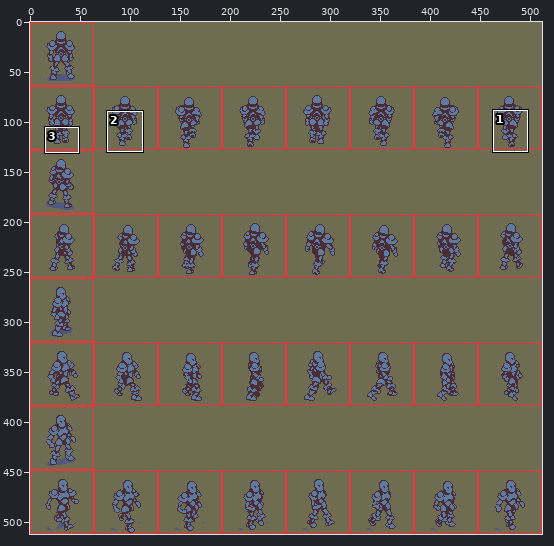
Sprite sheet, stored at images/experimental/rpg/characters/player-move1.png. Above: a wide view before the commit, with the close-up outlined.
Close-up. Earlier state:
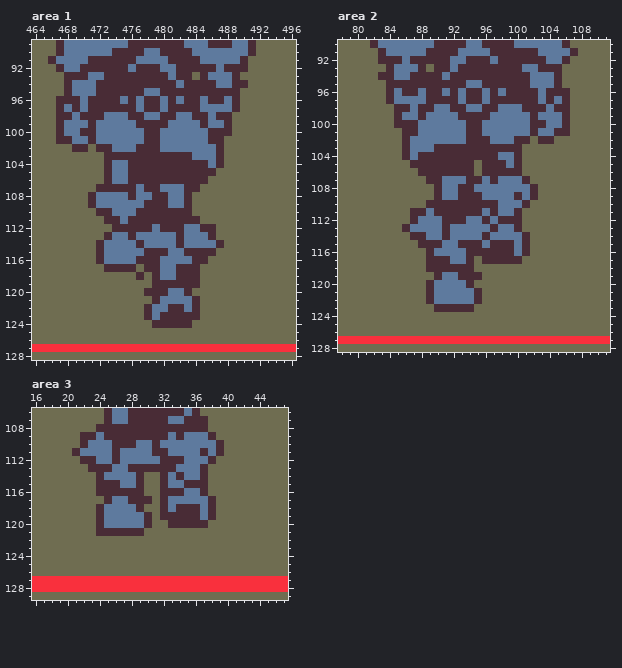
The file is 512x512 pixels. Shown: area 1: x 464..496, y 89..128; area 2: x 78..111, y 90..128; area 3: x 16..47, y 106..129. The commit also changed other parts of the picture, which this record leaves out.
The same view after the edit:
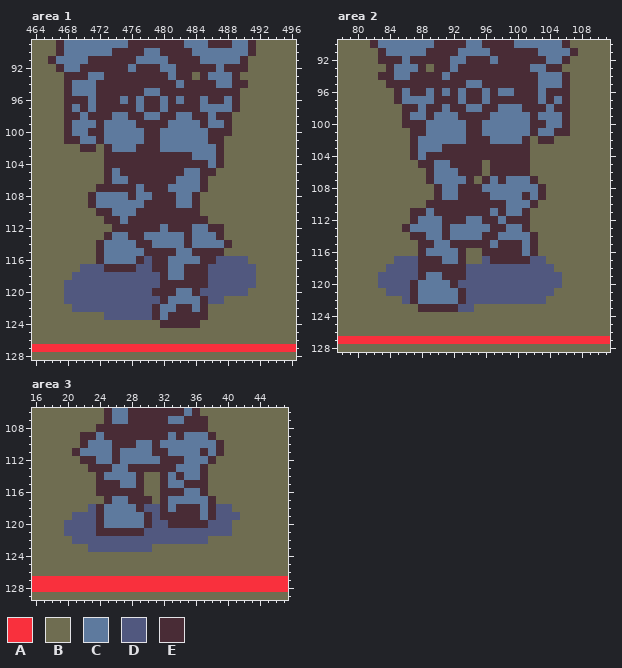
Palette (. is transparent): A #f9303d  B #6f6d51  C #5e7a9e  D #51587f  E #492c36
Edits made:
Changed rows in their new state; - is an unchanged pixel.
Area 1:
first column x 467:
 96 B--EC--------------------
 97 BECEC--------------------
 98 B-EC--E------------------
 99 BE--CE-------------------
100 BE-C-E-------------------
101 B-E-CE-------------------
102 --B-EB-------------------
104 -------EE----------------
105 --------E-------CC-------
106 ---------------CCC-------
107 -------------E--CCE------
108 --------------E-CE-------
109 --------------E-CE-------
110 -----------------E-------
111 ------------------E------
112 ------------EC--E-C-E----
113 ----------E----CE--CE----
114 -----------E---CE---CE---
115 --------------E-C---E----
116 -----------D-E---C-EDDDD-
117 ---DDD----DD-E-C--EDDDDDD
118 --DDDDDDDDDDDE-C--EDDDDDD
119 -DDDDDDDDDDDD-----EDDDDDD
120 -DDDDDDDDDDD--E-CEDDDDDD-
121 -DDDDDDDDDDDDE---CEDD----
122 --DDDDDDDDDDE-C-ECE------
123 ------DDDDDDEC----E------
124 ------------B----E-------
Area 2:
first column x 83:
 93 ------------------E-C---
 94 -------------------E--CE
 95 -------------------E--CE
 96 -BEC-EC---------C-------
 97 -BE---C-----------------
 98 --B-EC-E----------------
 99 --BE-CE-----------------
100 --B--E------------------
101 ---B-E------------------
102 ---BE------------C------
103 ---BE--C----------E-----
104 ---BEC---------EE-E-----
105 ----B--CC---EB--E-E-----
106 -----B-CCC--EB----E-----
107 -------C----BECE--CE----
108 ------------E------CE---
109 -------------E---CECE---
110 ---------------E--CE----
111 -------------ECE-CE-----
112 --------------EC--E-----
113 ---------------E-CE-----
114 --------------E---CE----
115 -------C-E---EC--ECE----
116 -----EC---EBB----ECE----
117 --DDDE--C-EB-D----EDD---
118 -DDDDE-----DDDDDDDDDDD--
119 DDDDDECCEE-DDDDDDDDDDDD-
120 DDDDECC--EDDDDDDDDDDDDD-
121 -DDDECC---EDDDDDDDDDDD--
122 ---DECC---EDDDDDDDDDD---
123 -----EE---DD------------
Area 3:
first column x 20:
118 ---D------DD-------DD-
119 -DDD-------D-------DDD
120 DDDD-------DD-----DDD-
121 DDDD------DDDDDDDDDDD-
122 -DDDDDDDDDDDDDDDDD----
123 ---DDDDDDDD-----------
Changed places in both close-ups, as pixel boxes (x1, y1, x2, y2):
changed: (56, 96, 256, 328)
changed: (378, 64, 570, 312)
changed: (64, 504, 240, 552)
